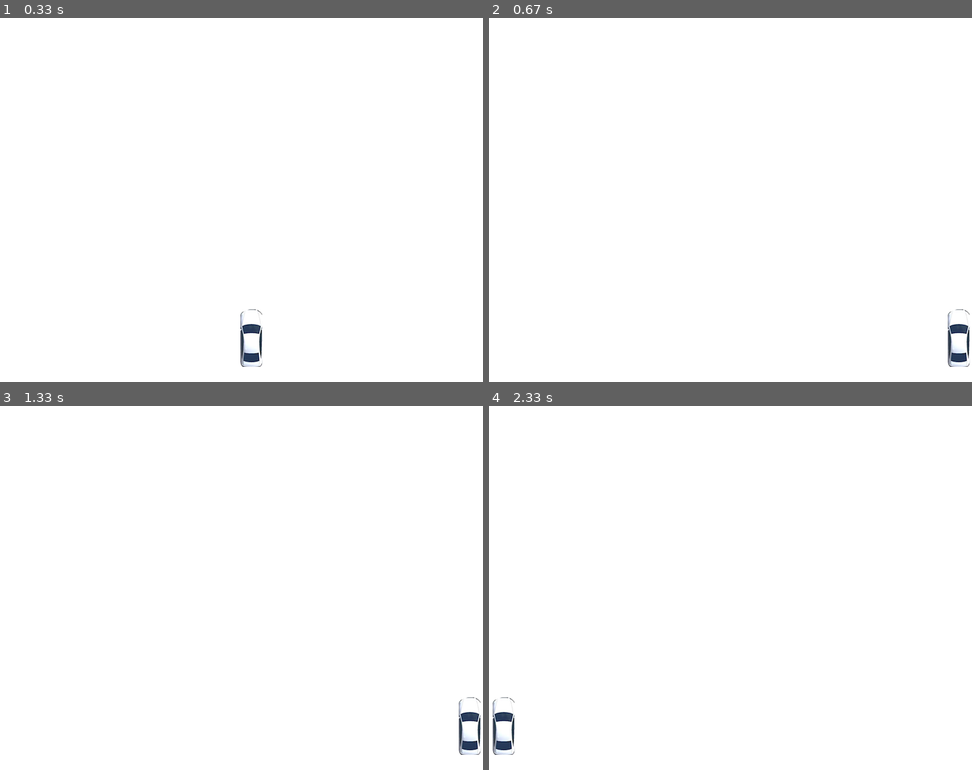
Above: before the commit, frames 1-4 (two rows, left to right).
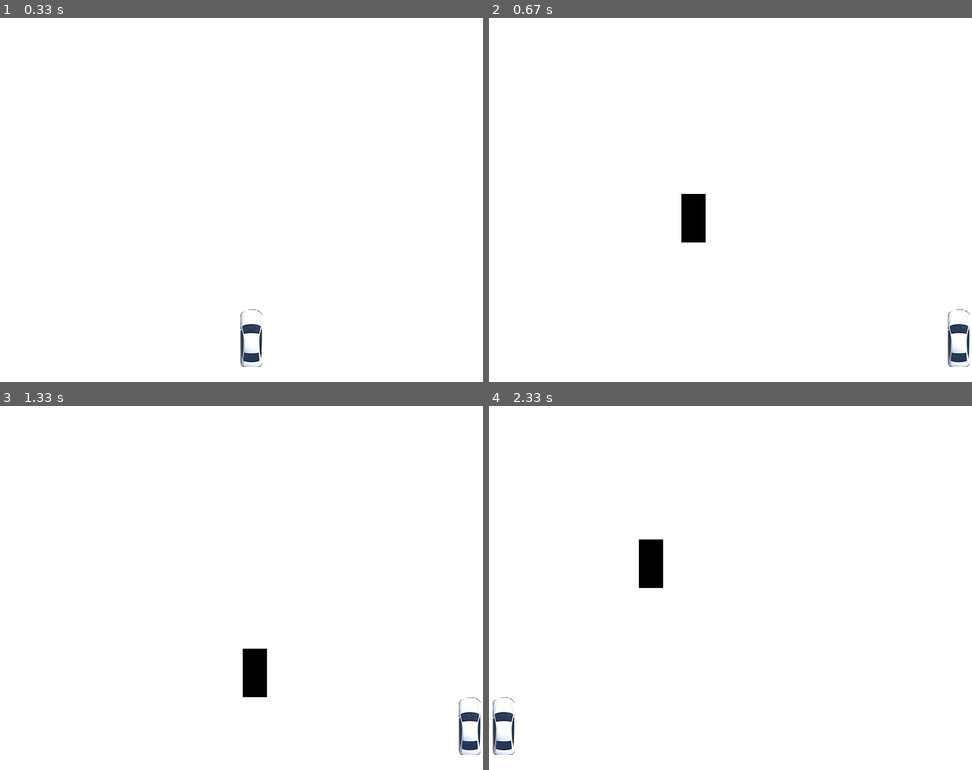
Above: after the commit, the same moments.

Repository: t2nerb/thedroppingblock
Game: pygame game, started from pygame_tut.py
Same seed, same stepped clock (60 frames per second), same inputs: the game is played once before the commit and once after it.
Inputs:
- Up to frame 1 (0.33 s): no input
- Up to frame 2 (0.67 s): hold Right from 0.33 s (still down)
- Up to frame 3 (1.33 s): release Right at 0.8 s; hold Right 0.83-1.3 s
- Up to frame 4 (2.33 s): hold Left 1.33-1.87 s

Frame 1 is identical in both runs. In frame 2, 0.7% of the frame differs, in the area x 39-45%, y 48-62%; in frame 3, 0.7%; in frame 4, 0.7%.

Commit message:
added obstacles

Diff:
--- a/pygame_tut.py
+++ b/pygame_tut.py
@@ -1,9 +1,12 @@
-import pygame,time
+import pygame,time,random
 
 pygame.init()
 
 disp_width = 800
 disp_height = 600
+
+car_width = 37
+car_height = 90
 
 black = ((0,0,0))
 white = ((255,255,255))
@@ -16,6 +19,9 @@
 clock = pygame.time.Clock()
 
 carImg = pygame.image.load('Images.png')
+
+def obstacles(obs_x, obs_y, obs_width, obs_height, color):
+	pygame.draw.rect(gameDisplay, color, [obs_x, obs_y, obs_width, obs_height])
 
 def car(x,y):
 	gameDisplay.blit(carImg, (x,y))
@@ -41,6 +47,13 @@
 	y = (disp_height * 0.8)
 	car_xleft = 0
 	car_xright = 0
+
+	obs_xcoord = random.randrange(0,disp_width)
+	obs_ycoord = -500
+	obs_speed = 10
+	obs_width = 40
+	obs_height = 80
+
 
 	alive = True
 	while alive:
@@ -69,9 +82,15 @@
 				alive = False
 
 		gameDisplay.fill(white)
+
+		#def obstacles(obs1, obs2, obs_width, obs_height, color):
+		obstacles(obs_xcoord, obs_ycoord, obs_width, obs_height, black)
+		obs_ycoord += obs_speed
 		car(x,y)
-		print(event)
-		print('eatshit')
+		if obs_ycoord > disp_height:
+			obs_ycoord = 0 - obs_height
+			obs_xcoord = random.randrange(0,disp_width)
+
 		pygame.display.update()
 		clock.tick(120)
 gameloop()
